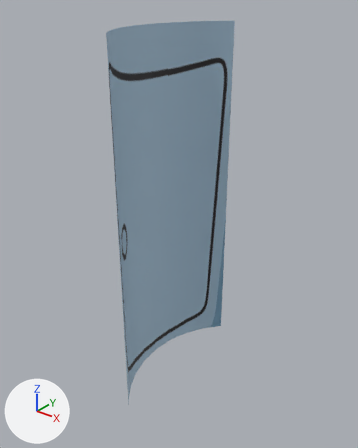
What one commit did to the COLLADA model assets/models/chest.dae.
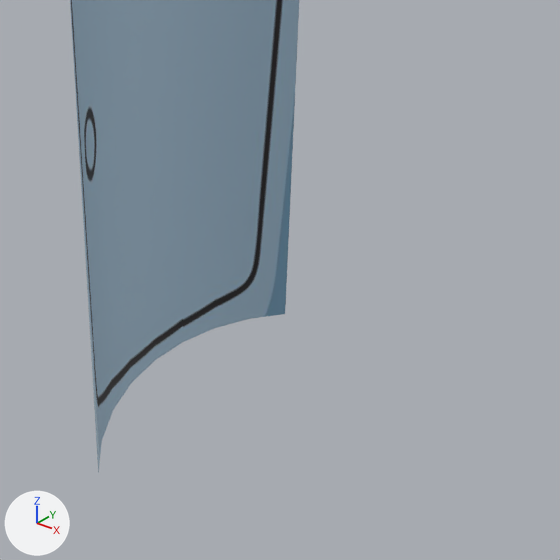
There are two pictures of each version: one whole from a camera (50 mm lens) standing at (2.42, -4.2, 2.01) and looking at (-0.93, -0.02, -0.58), one close up on the part from 22% to 100% of the width and 38% to 100% of the height. Every picture has the same lights, and +X, +Y and +Z are marked at lower left. Where no turn or scale is listed for an object, it has been applied to the vertices.

Objects in the first close-up: 'body_base_001'.
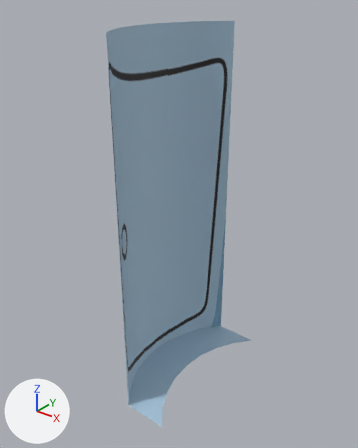
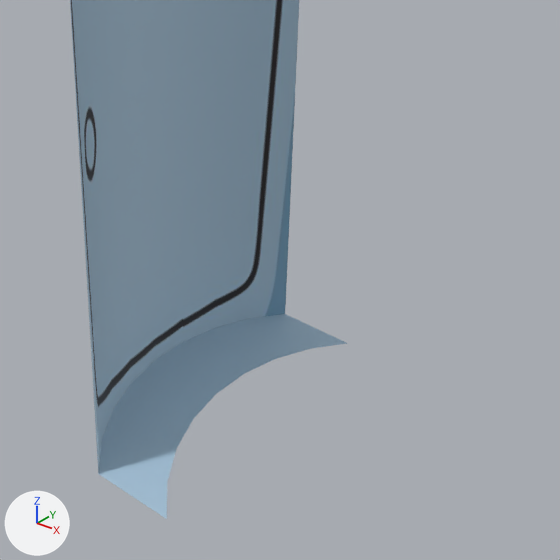
Location of each change, [x1, y1, x2, y2] in pixels of the close-ups (560 x 560 px):
'body_base_001', reshaped: before [70, 0, 299, 473]; after [70, 0, 347, 519]
part 1 of me_cylinder_008, added (blue): after [98, 314, 347, 519]

Diff of the bpy script that builds the scene:
```diff
--- a/assets/models/chest.dae.py
+++ b/assets/models/chest.dae.py
@@ mat_shiny_blue_metal @@
+mat_shiny_blue_metal = principled_material('shiny_blue_metal')
+mat_shiny_blue_metal.base_color = (0.397, 0.558, 0.701)  # blue #a9c5da
+mat_shiny_blue_metal.roughness = 0.64
@@ me_cylinder_008 @@
 # used by ob_body_base_001; location = (-1.204, 0.028, 0.086)
 # verts and faces of me_cylinder_008; kept vertices keep their numbers, new ones are numbered from 27
 # before: 0 (0.24, -1.02, -2.83) at pixel (98, 473), 2 (0.06, -0.8, -2.83) at pixel (101, 440), 4 (-0.07, -0.55, -2.83) at pixel (113, 409), 6 (-0.15, -0.28, -2.83) at pixel (131, 383), 8 (-0.18, 0.0, -2.83) at pixel (155, 360)
 # before: 10 (-0.15, 0.28, -2.83) at pixel (183, 342), 12 (-0.07, 0.55, -2.83) at pixel (214, 328), 14 (0.06, 0.8, -2.83) at pixel (249, 318), 16 (0.24, 1.02, -2.83) at pixel (285, 313)
-me_cylinder_008.from_pydata(...)  # 27 vertices, 32 faces; spans x -0.18..0.24, y -1.02..1.02, z -2.83..1.54
+me_cylinder_008.from_pydata(...)  # 36 vertices, 48 faces; spans x -0.18..0.8, y -1.02..1.02, z -2.83..1.54
+# me_cylinder_008 part 1
+for new, old in zip([*range(27, 34)], [0, 2, 4, 8, 12, 14, 16]): verts[new] = verts[old] + (0.56, 0.0, 0.0)
+verts[34] = (0.4, -0.28, -2.83)  # pixel (193, 418)
+verts[35] = (0.4, 0.28, -2.83)  # pixel (244, 373)
+faces += [(14, 16, 33), (12, 14, 32), (10, 12, 31), (8, 10, 35), (6, 8, 34), (4, 6, 29)]  # mat_shiny_blue_metal (blue #a9c5da)
+faces += [(2, 4, 28), (0, 2, 27), (14, 33, 32), (12, 32, 31), (10, 31, 35), (8, 35, 30)]  # mat_shiny_blue_metal (blue #a9c5da)
+faces += [(8, 30, 34), (6, 34, 29), (4, 29, 28), (2, 28, 27)]  # mat_shiny_blue_metal (blue #a9c5da)
 me_cylinder_008.materials.append(mat_shiny_blue_metal_chest)
+me_cylinder_008.materials.append(mat_shiny_blue_metal)  # blue #a9c5da
```
